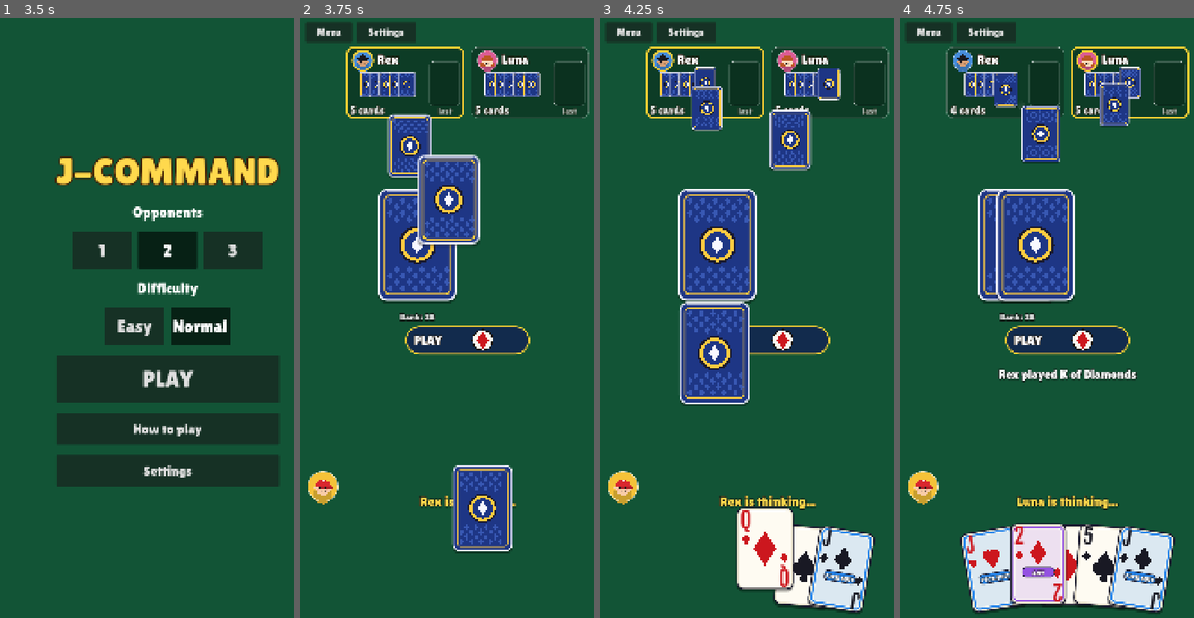
Above: before the commit, frames 1-4 (left to right).
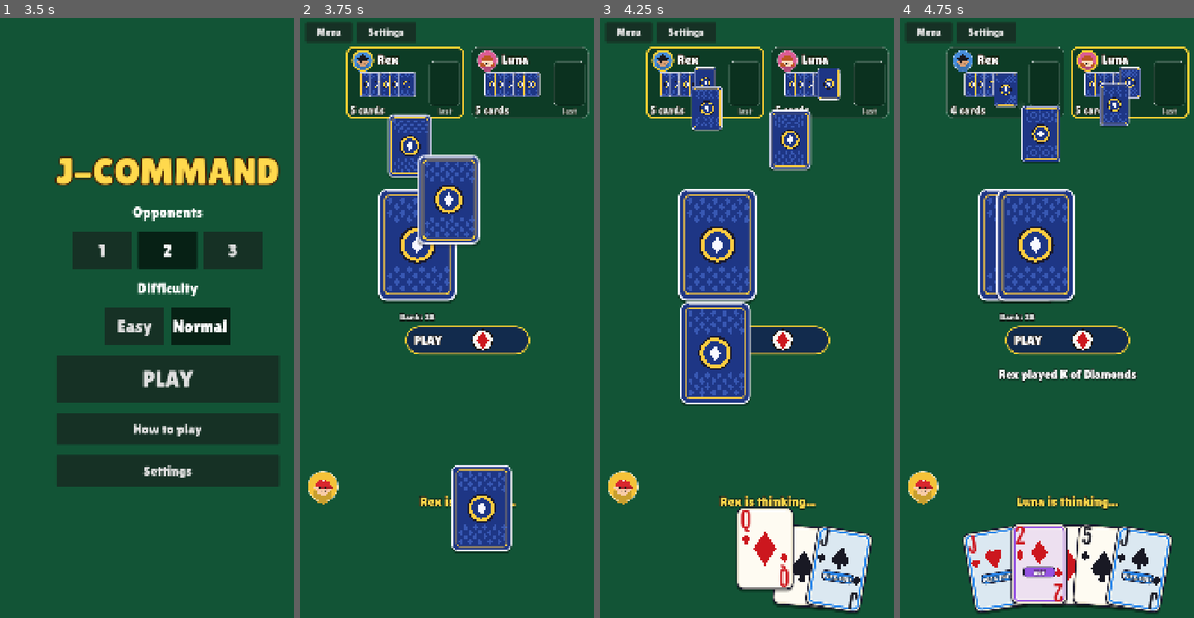
Above: after the commit, the same moments.

Repository: lambou/jcommand-cards-monorepo
Game: Godot game, scene res://scenes/main.tscn
Two runs of this game, one before a commit and one after it. Both use one fixed random seed, a clock stepped at 60 frames per second and the inputs below.
Inputs (mouse positions are in pixels of both pictures, inside the frame that each line leads up to):
- Up to frame 1 (3.5 s): click "Easy" at 0.5 s; click "Easy" at 1.25 s; click "Normal" at 2 s; click "Normal" at 2.75 s
- Up to frame 2 (3.75 s): click "PLAY" at 3.5 s
- Up to frame 3 (4.25 s): no input
- Up to frame 4 (4.75 s): drag from (1017, 246) to (1099, 186) at 4.27 s

Frame 1 is identical in both runs. In frame 2, 0.9% of the frame differs, in the area x 51-73%, y 74-89%; in frame 3, 2.2%; in frame 4, 3.0%, in the area x 20-94%, y 84-100%.

Commit message:
Add swipe-to-scroll hand with scroll indicator
Cards keep a fixed overlap; oversized hands scroll by swiping, with a track
and edge chevrons showing hidden cards. Taps now fire on release so a swipe
never plays a card.

Co-Authored-By: Claude Sonnet 5.5 <noreply@anthropic.com>

Diff:
--- a/apps/mobile/scripts/ui/card_view.gd
+++ b/apps/mobile/scripts/ui/card_view.gd
@@ -5,6 +5,13 @@
 const CardArt := preload("res://scripts/ui/card_art.gd")
 
 signal pressed(card_id: int)
+signal dragged(dx: float)
+
+const DRAG_THRESHOLD := 14.0
+var _down := false
+var _dragging := false
+var _last_x := 0.0
+var _down_x := 0.0
 
 const BASE := Vector2(150, 215)
 
@@ -35,9 +42,27 @@
 	queue_redraw()
 
 
+## A press only counts as a tap if the finger is released without dragging; a drag
+## is reported as horizontal movement (used to scroll the hand).
 func _gui_input(event: InputEvent) -> void:
-	if event is InputEventMouseButton and event.pressed and event.button_index == MOUSE_BUTTON_LEFT:
-		pressed.emit(int(card.get("id", -1)))
+	if event is InputEventMouseButton and event.button_index == MOUSE_BUTTON_LEFT:
+		if event.pressed:
+			_down = true
+			_dragging = false
+			_last_x = get_global_mouse_position().x
+			_down_x = _last_x
+		elif _down:
+			_down = false
+			if not _dragging:
+				pressed.emit(int(card.get("id", -1)))
+		accept_event()
+	elif event is InputEventMouseMotion and _down:
+		var x := get_global_mouse_position().x
+		if not _dragging and absf(x - _down_x) > DRAG_THRESHOLD:
+			_dragging = true
+		if _dragging:
+			dragged.emit(x - _last_x)
+		_last_x = x
 		accept_event()
 
 
--- a/apps/mobile/scripts/ui/table.gd
+++ b/apps/mobile/scripts/ui/table.gd
@@ -66,6 +66,10 @@
 var _alerted: Dictionary = {} # players whose CHECK alert already fired
 var _last_alert_ms: Dictionary = {}
 var _was_human_turn := false
+var _hand_scroll := 0.0 # px the hand fan is shifted by swiping (0 = centred)
+var _hand_max_scroll := 0.0
+var _hand_visible_frac := 1.0 # share of the whole hand that fits on screen
+var hand_bar: Control
 
 
 func _ready() -> void:
@@ -168,6 +172,13 @@
 	fx.set_anchors_and_offsets_preset(Control.PRESET_FULL_RECT)
 	fx.z_index = 1000
 	add_child(fx)
+
+	hand_bar = Control.new() # scroll indicator for an overflowing hand
+	hand_bar.mouse_filter = Control.MOUSE_FILTER_IGNORE
+	hand_bar.set_anchors_and_offsets_preset(Control.PRESET_FULL_RECT)
+	hand_bar.z_index = 500
+	hand_bar.draw.connect(_draw_hand_bar)
+	add_child(hand_bar)
 
 	_build_picker()
 	_relayout()
@@ -312,15 +323,23 @@
 	if n == 0:
 		return
 	var avail := w - 80.0
-	# Show about half of each card; squeeze only when the hand would overflow.
-	var step := minf(hs.x * 0.52, (avail - hs.x) / maxf(float(n - 1), 1.0))
+	# Fixed, readable overlap. If the hand is wider than the screen it scrolls by swipe.
+	var step := hs.x * 0.5
 	var total := hs.x + step * float(n - 1)
-	var x0 := (w - total) / 2.0
+	var max_scroll := maxf((total - avail) / 2.0, 0.0)
+	_hand_scroll = clampf(_hand_scroll, -max_scroll, max_scroll)
+	_hand_max_scroll = max_scroll
+	_hand_visible_frac = minf(avail / total, 1.0)
+	if hand_bar != null:
+		hand_bar.queue_redraw()
+	var x0 := (w - total) / 2.0 + _hand_scroll
 	var base_y := h - hs.y - 40.0
 	var tilt := minf(5.0, 36.0 / maxf(float(n), 1.0))
 	for i in n:
 		var v: Control = hand_views[i]
-		var o := float(i) - float(n - 1) / 2.0
+		# Fan position is relative to the screen centre, so scrolling rolls cards along the arc.
+		var cx := x0 + step * float(i) + hs.x / 2.0
+		var o := clampf((cx - w / 2.0) / step, -6.0, 6.0)
 		v.size = hs
 		v.pivot_offset = Vector2(hs.x / 2.0, hs.y * 1.6)
 		v.rotation_degrees = o * tilt
@@ -823,6 +842,14 @@
 		if not _shown_required.is_empty() and not Settings.reduce():
 			required_view.scale = Vector2(1.25, 1.25)
 			create_tween().tween_property(required_view, "scale", Vector2.ONE, 0.35).set_trans(Tween.TRANS_BACK).set_ease(Tween.EASE_OUT)
+			# Suit change: sparks + ring in the suit's colour around the spinning 3D suit.
+			if st["required"]["kind"] != "free":
+				var fx_col: Color = Color(1.0, 0.82, 0.2)
+				if st["required"]["kind"] == "suit":
+					fx_col = CardArt.suit_color(st["required"]["suit"]).lerp(Color.WHITE, 0.35)
+				var fx_c: Vector2 = required_view.position + required_view.size * Vector2(0.62, 0.5)
+				Fx.ring(self, fx_c, fx_col, 90.0, 0.55, 8.0)
+				Fx.burst(self, fx_c, fx_col, 14, 300.0, 0.5)
 		_shown_required = (st["required"] as Dictionary).duplicate()
 
 	message_label.text = "\n".join(_log.slice(maxi(_log.size() - 2, 0)))
@@ -851,6 +878,7 @@
 		var ok: bool = legal.has(c["id"])
 		v.set_flags(human_turn and not ok, human_turn and ok)
 		v.pressed.connect(_on_card_pressed)
+		v.dragged.connect(_on_hand_dragged)
 		if _hidden.has(c["id"]):
 			v.modulate.a = 0.0
 		add_child(v)
@@ -905,6 +933,35 @@
 	await get_tree().create_timer(1.6).timeout
 	if mine == _flash_serial and game != null:
 		message_label.text = "\n".join(_log.slice(maxi(_log.size() - 2, 0)))
+
+
+## Slim track under the hand plus edge chevrons, shown only when cards are off-screen.
+func _draw_hand_bar() -> void:
+	if _hand_max_scroll <= 0.5 or hand_views.is_empty():
+		return
+	var w := size.x
+	var h := size.y
+	var track_w := 180.0
+	var track := Rect2((w - track_w) / 2.0, h - 22.0, track_w, 8.0)
+	hand_bar.draw_rect(track, Color(1, 1, 1, 0.22))
+	var thumb_w := maxf(track_w * _hand_visible_frac, 30.0)
+	# Positive scroll = fan moved right = earlier (left) cards revealed.
+	var t := 0.5 - _hand_scroll / (2.0 * _hand_max_scroll)
+	var thumb := Rect2(track.position.x + (track_w - thumb_w) * t, track.position.y, thumb_w, track.size.y)
+	hand_bar.draw_rect(thumb, Color(1.0, 0.82, 0.25, 0.95))
+
+	# Chevrons at the screen edges where more cards are hidden.
+	var cy := h - _hand_card_size().y * 0.55
+	var col := Color(1, 1, 1, 0.75)
+	if _hand_scroll < _hand_max_scroll - 1.0: # more cards to the left
+		hand_bar.draw_colored_polygon(PackedVector2Array([Vector2(26, cy), Vector2(48, cy - 24), Vector2(48, cy + 24)]), col)
+	if _hand_scroll > -_hand_max_scroll + 1.0: # more cards to the right
+		hand_bar.draw_colored_polygon(PackedVector2Array([Vector2(w - 26, cy), Vector2(w - 48, cy - 24), Vector2(w - 48, cy + 24)]), col)
+
+
+func _on_hand_dragged(dx: float) -> void:
+	_hand_scroll += dx
+	_layout_hand()
 
 
 func _on_card_pressed(card_id: int) -> void:
